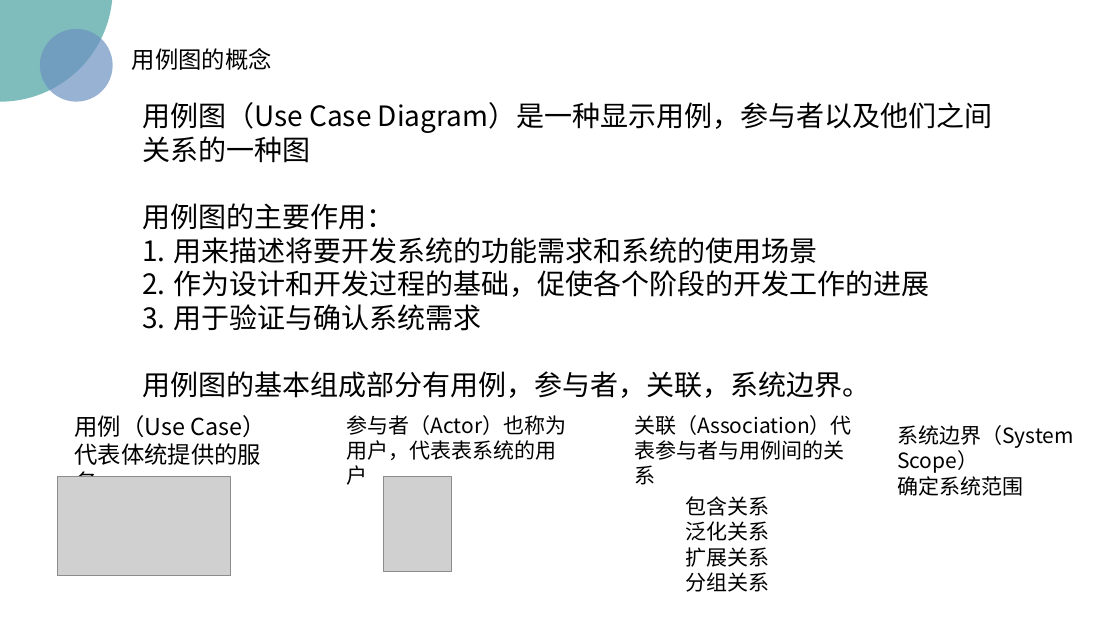
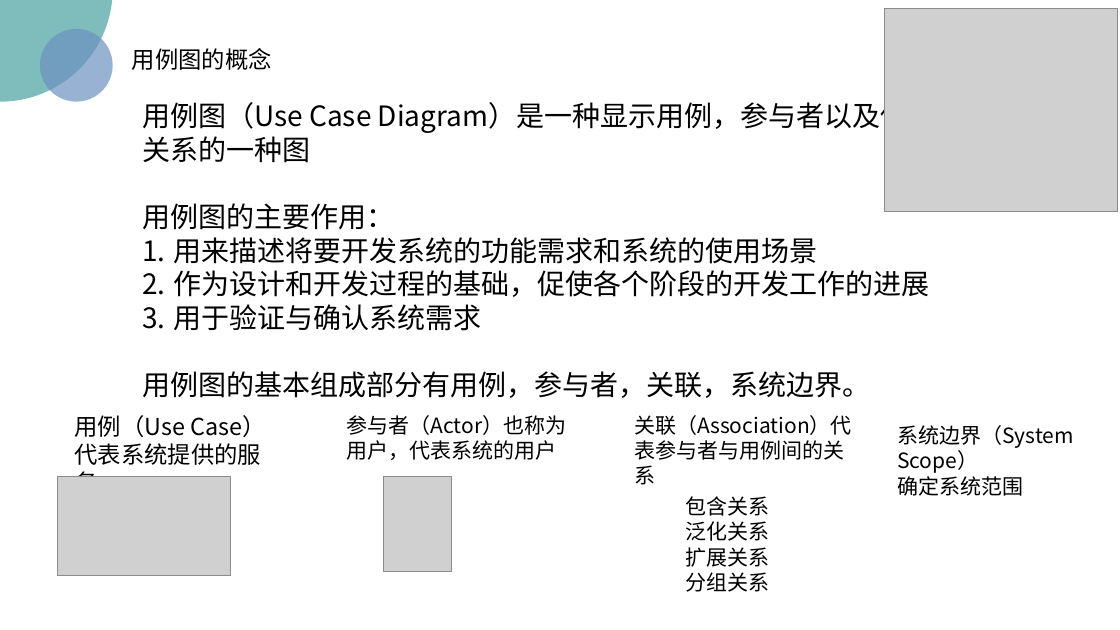
Before and after one commit to wyrda6/PRD2018-G17, a slide deck: slide 4 of 非受控文档/翻转课堂/UML基础1.pptx. Drawn at 1120x630 pixels with LibreOffice and Linux fonts; fonts in the diff are those of the drawing; grey boxes stand for pictures; background and template pictures are left out. Boxes give left, top, right and bottom in pixels: in the first picture for what was removed or moved away, otherwise in the second. Text is boxed around its words. In the diff, an @@ line names an element or a change of style, - is before the commit and + after.

```diff
--- a/非受控文档/翻转课堂/UML基础1.pptx
+++ b/非受控文档/翻转课堂/UML基础1.pptx
@@ picture added at box(885, 8, 1118, 212) @@
@@ text at box(347, 415, 567, 460): text changed @@
-参与者（Actor）也称为用户，代表表系统的用户
+参与者（Actor）也称为用户，代表系统的用户
@@ text at box(74, 443, 261, 477): text changed @@
-代表体统提供的服务
+代表系统提供的服务
```
Also in this commit, not shown: 53 other slides changed.
